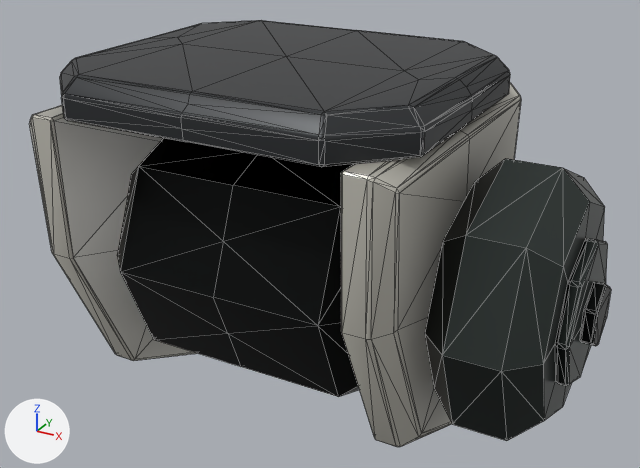
One commit to the glTF model assets/export/models/bastion.arm_hinge.glb: the scene before it, then after it.
Before and after are seen from a camera (50 mm lens) standing at (1.111, -1.848, 0.722) and looking at (0.09, 0.008, -0.206). Every picture has the same lights, and +X, +Y and +Z are marked at lower left. The picture after the commit comes second. Mesh edges are drawn as thin lines.
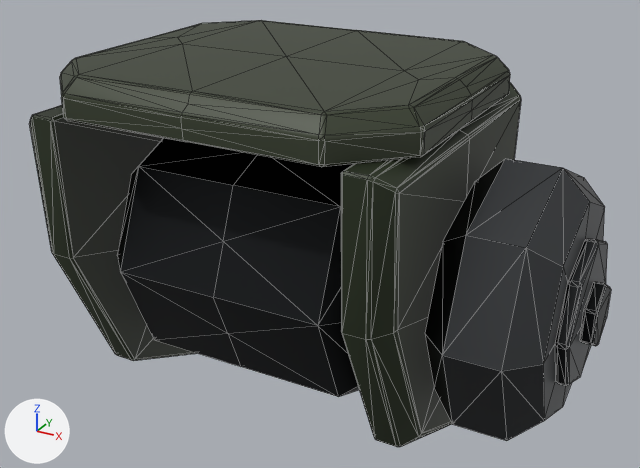
The newer file is also rescaled (x4.5) as a whole; pictures and numbers use the older file's frame.

The change, as JSON lines over the scene's bpy script:
```json
{"block": "mat_armor", "where": "n0 = _N.new('ShaderNodeBsdfPrincipled'); n0.name = 'Principled BSDF'"}
{"op": "set", "path": "n0.inputs[2].default_value", "old": "0.35", "new": "0.55", "note": "'Roughness'"}
{"block": "mat_armor", "where": "n2 = _N.new('ShaderNodeMix'); n2.name = 'Mix'"}
{"op": "set", "path": "n2.inputs[7].default_value", "old": "(0.57, 0.554, 0.492, 1.0)", "new": "(0.0245, 0.0363, 0.0153, 1.0)", "note": "'B', light grey #c7c4ba -> 'B', dark green #2b3621"}
```

Location of each change, [x1, y1, x2, y2] in pixels of the pictures (640 x 468 px):
```json
{"object": "Mesh_0", "change": "surface changed", "before": [29, 77, 595, 447], "after": [29, 77, 595, 447]}
```
